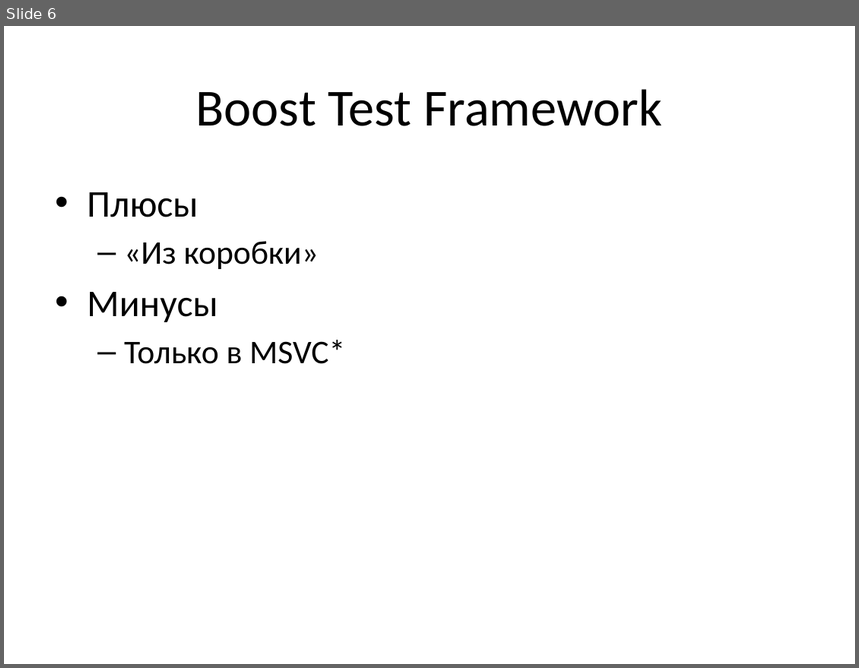
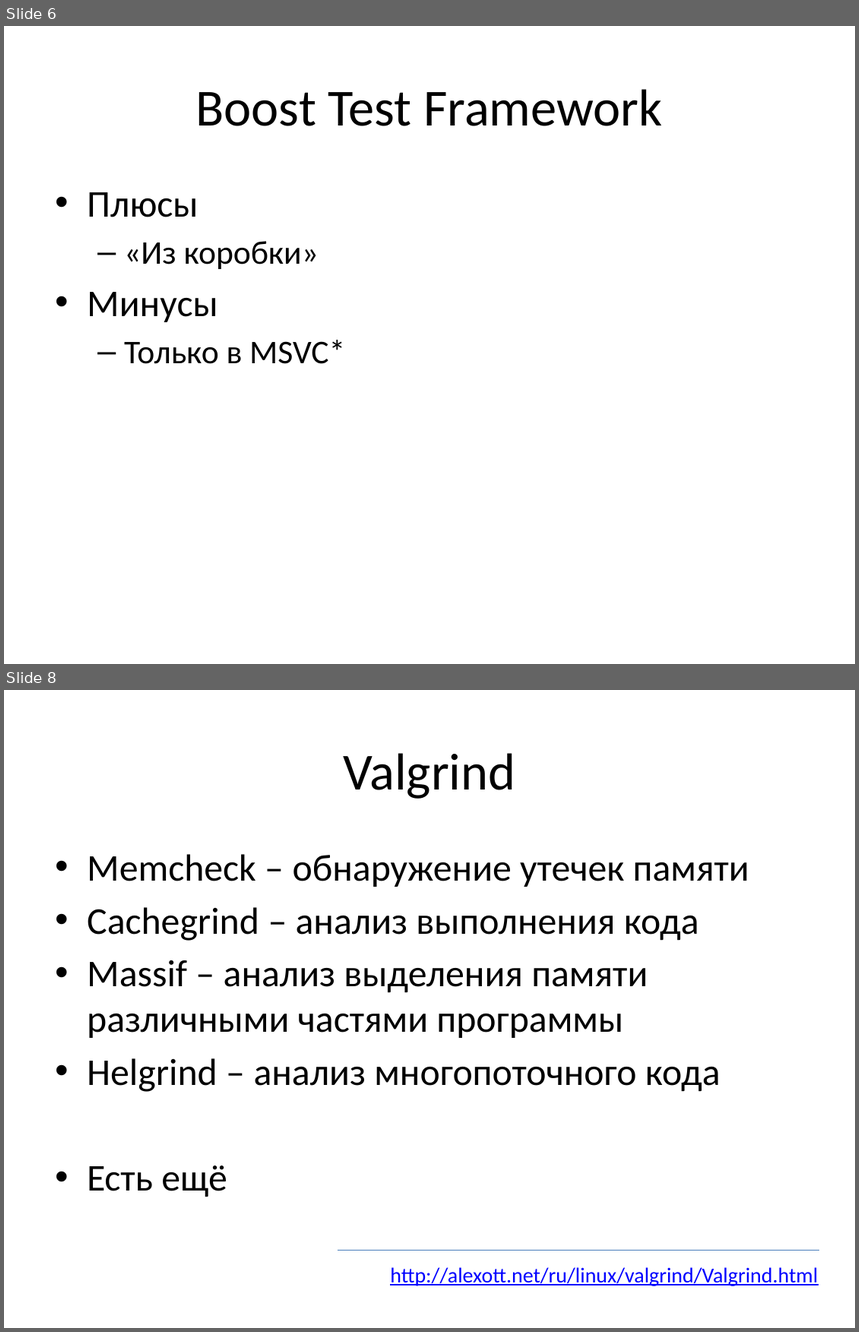
Before and after one commit to russov/cpp_craft_1013, a slide deck: lections/cpp_craft_lec_7_pre.pptx. Shown one above the other, each under a label of ours: slide 6 before the commit, slides 6 and 8 after it; the slides between them are not shown. The pictures are 859x668 and 859x1332 pixels, drawn with LibreOffice and Linux fonts; fonts in the diff are those of the drawing. Boxes give left, top, right and bottom in pixels: in the first picture for what was removed or moved away, otherwise in the second. Text is boxed around its words. In the diff, an @@ line names an element or a change of style, - is before the commit and + after.

```diff
--- a/lections/cpp_craft_lec_7_pre.pptx
+++ b/lections/cpp_craft_lec_7_pre.pptx
@@ slide 8 added at [4,690,855,1328], background #FFFFFF @@
@@ title added at [343,753,515,799], 44 pt, text #000000 @@
+Valgrind
@@ text added at [87,854,750,1198], 32 pt, text #000000 @@
+• Memcheck – обнаружение утечек памяти
+• Cachegrind – анализ выполнения кода
+• Massif – анализ выделения памяти различными частями программы
+• Helgrind – анализ многопоточного кода
+• Есть ещё
@@ line added from (338, 1250) to (819, 1250), #4B7EBC 0.75 pt @@
@@ text added at [390,1268,818,1287], 18 pt, text #0000FF, underline @@
+http://alexott.net/ru/linux/valgrind/Valgrind.html
```
Also in this commit, not shown: 2 slides changed, 23 other slides added, 11 other files.
